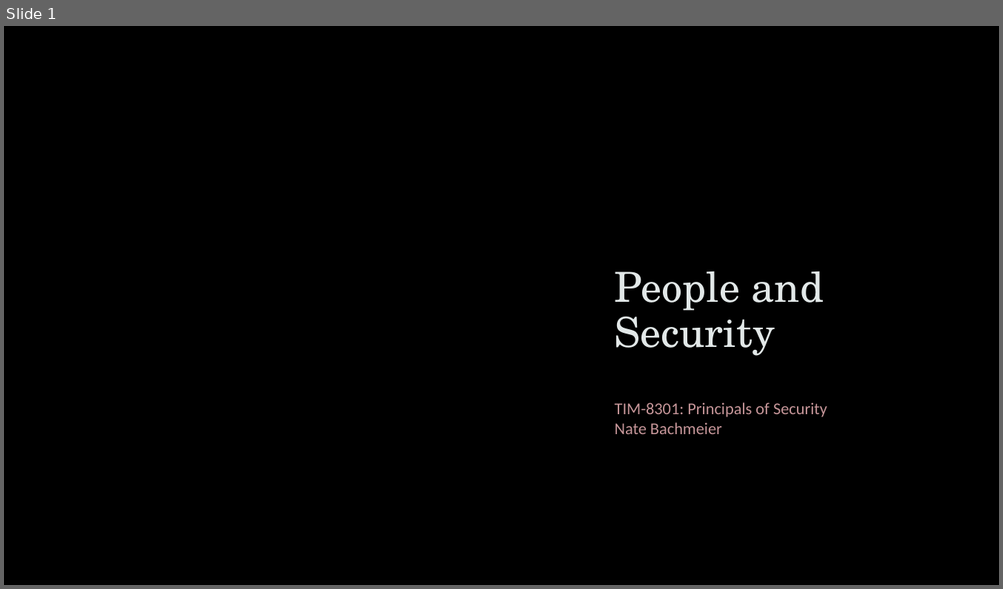
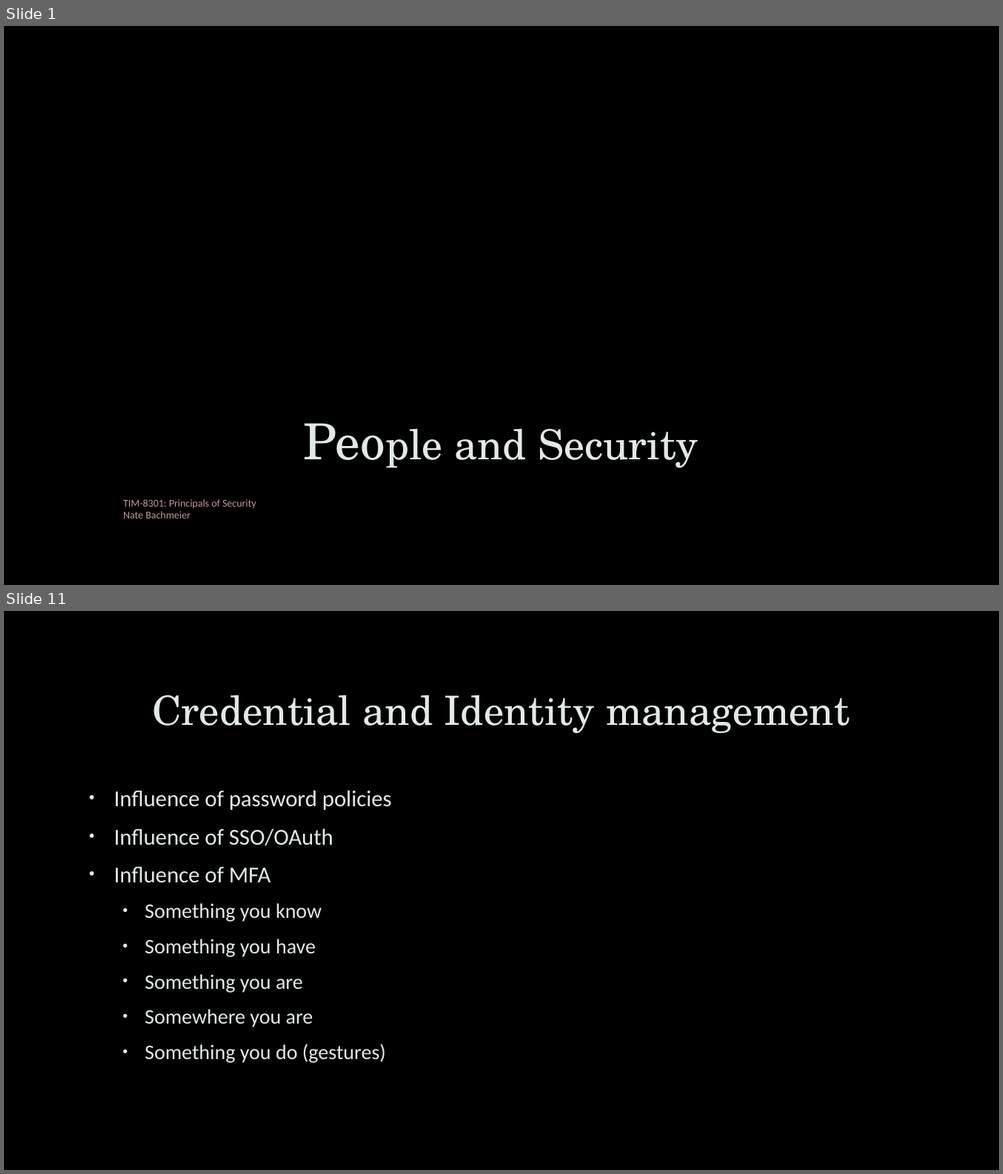
Before and after one commit to dr-natetorious/TIM-8301-Principals_of_CyberSecurity, a slide deck: Week2_PeopleAspects/People and Security.pptx. Shown one above the other, each under a label of ours: slide 1 before the commit, slides 1 and 11 after it; the slides between them are not shown. The pictures are 1003x589 and 1003x1174 pixels, drawn with LibreOffice and Linux fonts; fonts in the diff are those of the drawing; background and template pictures are left out. Boxes give left, top, right and bottom in pixels: in the first picture for what was removed or moved away, otherwise in the second. Text is boxed around its words. In the diff, an @@ line names an element or a change of style, - is before the commit and + after.

```diff
--- a/Week2_PeopleAspects/People and Security.pptx
+++ b/Week2_PeopleAspects/People and Security.pptx
@@ slide 11 added at (4,611,999,1170), background picture (left out) @@
@@ title added at (152,695,849,734), 39 pt, text #E2E8E8 @@
+Credential and Identity management
@@ text added at (114,790,392,1063), 20 pt, text #E2E8E8 @@
+• Influence of password policies
+• Influence of SSO/OAuth
+• Influence of MFA
+  • Something you know
+  • Something you have
+  • Something you are
+  • Somewhere you are
+  • Something you do (gestures)
@@ slide 1 changed as well @@
@@ freeform shape removed at (583,142,918,471) @@
@@ rectangle added at (4,371,999,585), fill gradient #000000 @@
@@ title "People and Security": place and size @@
-title "People and Security" at (614,271,823,356)
+title "People and Security" at (454,429,698,469)
@@ title "People and Security" at (454,429,698,469): size 40 to 48 pt in "People"; alignment left to centre @@
@@ subtitle "TIM-8301: Principals of Security Nate ...": place and size @@
-subtitle "TIM-8301: Principals of Security Nate ..." at (614,403,827,434)
+subtitle "TIM-8301: Principals of Security Nate ..." at (123,500,256,519)
@@ subtitle "TIM-8301: Principals of Security Nate ..." at (123,500,256,519): size 16 to 10 pt; line spacing 1 to 0.9; less space between paragraphs @@
```
Also in this commit, not shown: 3 other slides changed, 13 other slides added, 6 slides removed, 2 other files.
